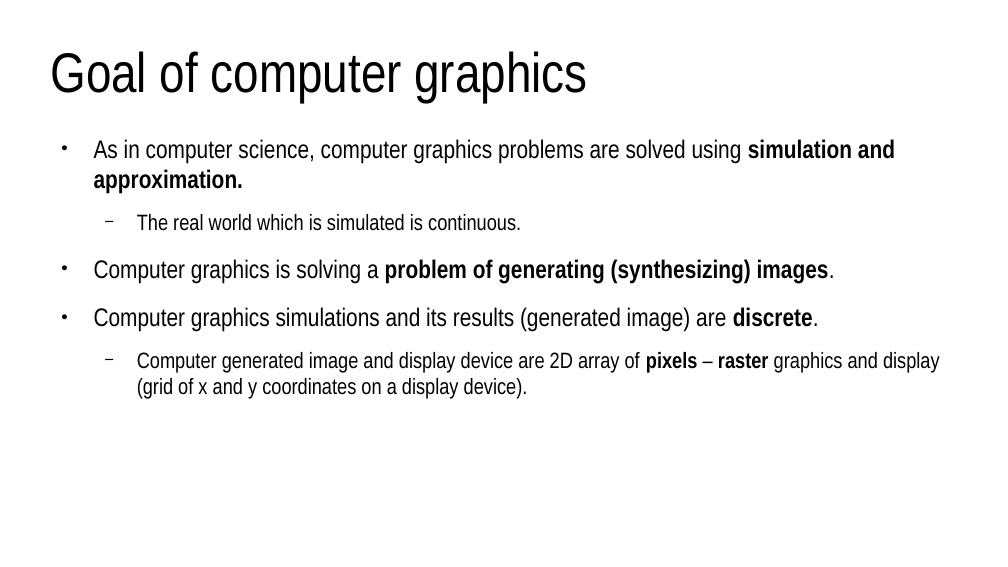
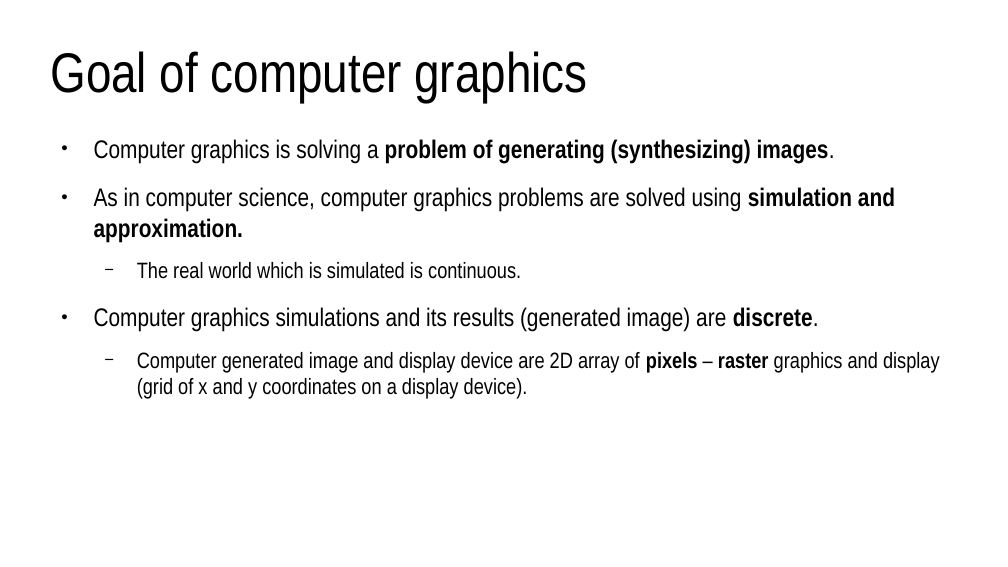
Before and after one commit to lorentzo/IntroductionToComputerGraphics, a slide deck: slide 3 of lectures/2_overview_computer_image_generation/computer_image_generation_overview.odp. Drawn at 1008x567 pixels with LibreOffice and Linux fonts; fonts in the diff are those of the drawing. Boxes give left, top, right and bottom in pixels: in the first picture for what was removed or moved away, otherwise in the second. Text is boxed around its words. In the diff, an @@ line names an element or a change of style, - is before the commit and + after.

```diff
--- a/lectures/2_overview_computer_image_generation/computer_image_generation_overview.odp
+++ b/lectures/2_overview_computer_image_generation/computer_image_generation_overview.odp
@@ text at [94,139,835,164]: paragraph added @@
+● Computer graphics is solving a problem of generating (synthesizing) images.
@@ text at [94,259,835,284]: paragraph removed @@
-● Computer graphics is solving a problem of generating (synthesizing) images.
```
Also in this commit, not shown: 7 other slides changed, 8 slides added, 2 other files.
